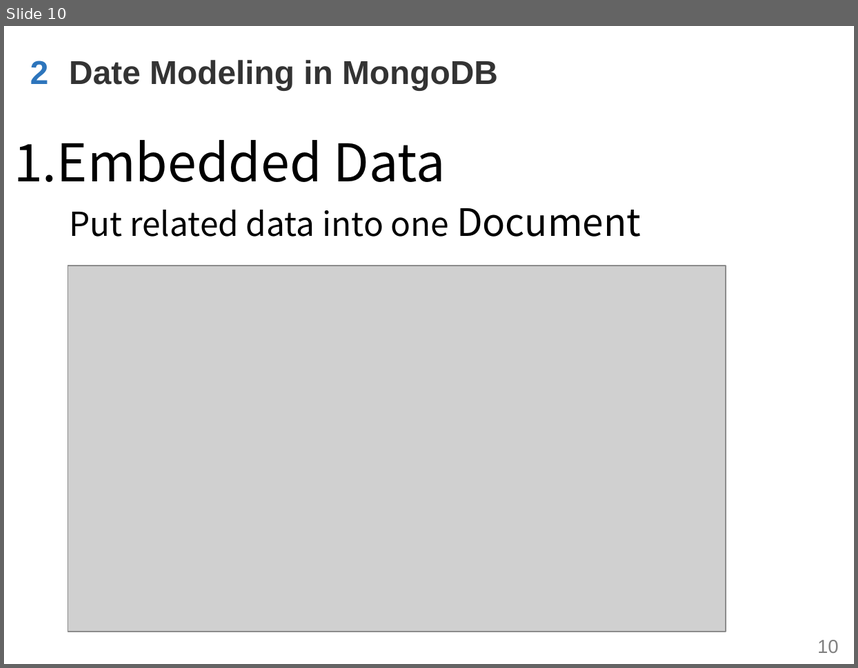
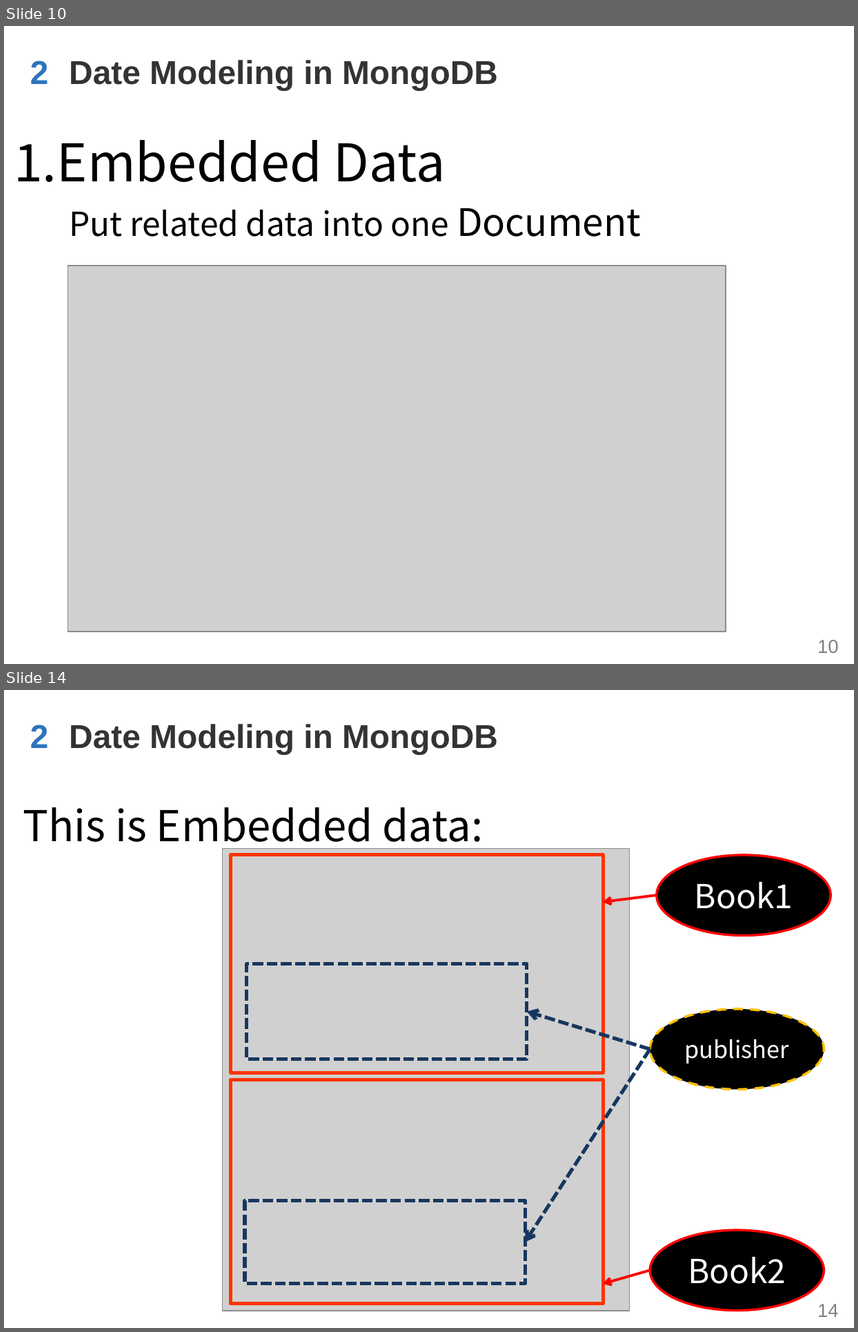
Before and after one commit to WenhaoXu/full-stack-web-course, a slide deck: db/mongodb/2017/materials/MongoDB_CH4_Modeling.pptx. Shown one above the other, each under a label of ours: slide 10 before the commit, slides 10 and 14 after it; the slides between them are not shown. The pictures are 858x668 and 858x1332 pixels, drawn with LibreOffice and Linux fonts; fonts in the diff are those of the drawing; grey boxes stand for pictures; background and template pictures are left out. Boxes give left, top, right and bottom in pixels: in the first picture for what was removed or moved away, otherwise in the second. Text is boxed around its words. In the diff, an @@ line names an element or a change of style, - is before the commit and + after.

Commit message:
[db] Finish CH4 modeling ppt

```diff
--- a/db/mongodb/2017/materials/MongoDB_CH4_Modeling.pptx
+++ b/db/mongodb/2017/materials/MongoDB_CH4_Modeling.pptx
@@ slide 14 added at (4, 690, 854, 1328), background #FFFFFF; not listed: 1 template element that a slide beside it also shows @@
@@ text added at (30, 724, 49, 748), 28 pt, text #2D75BC, bold @@
+2
@@ text added at (69, 724, 498, 754), 28 pt, text #333333, bold @@
+Date Modeling in MongoDB
@@ text added at (23, 807, 484, 852), 36 pt, text #000000 @@
+This is Embedded data:
@@ picture added at (223, 848, 630, 1310) @@
@@ rectangle added at (231, 855, 604, 1072), outline #FF3300 3 pt @@
@@ ellipse added at (657, 855, 831, 936), fill #000000, outline #FF0000 2 pt, 28 pt, text #FFFFFF @@
+Book1
@@ arrow added from (657, 895) to (604, 902), #FF0000 2.25 pt @@
@@ rectangle added at (246, 964, 527, 1059), outline #17375E 3 pt dashed @@
@@ arrow added from (650, 1049) to (527, 1012), #17375E 3 pt dashed @@
@@ ellipse added at (650, 1009, 824, 1089), fill #000000, outline #FFC000 2 pt dashed, 20 pt, text #FFFFFF @@
+publisher
@@ arrow added from (650, 1049) to (525, 1242), #17375E 3 pt dashed @@
@@ rectangle added at (231, 1079, 604, 1304), outline #FF3300 3 pt @@
@@ rectangle added at (245, 1200, 525, 1283), outline #17375E 3 pt dashed @@
@@ ellipse added at (650, 1230, 824, 1310), fill #000000, outline #FF0000 2 pt, 28 pt, text #FFFFFF @@
+Book2
@@ arrow added from (650, 1270) to (604, 1283), #FF0000 2.25 pt @@
```
Also in this commit, not shown: 1 slide changed, 13 other slides added.
